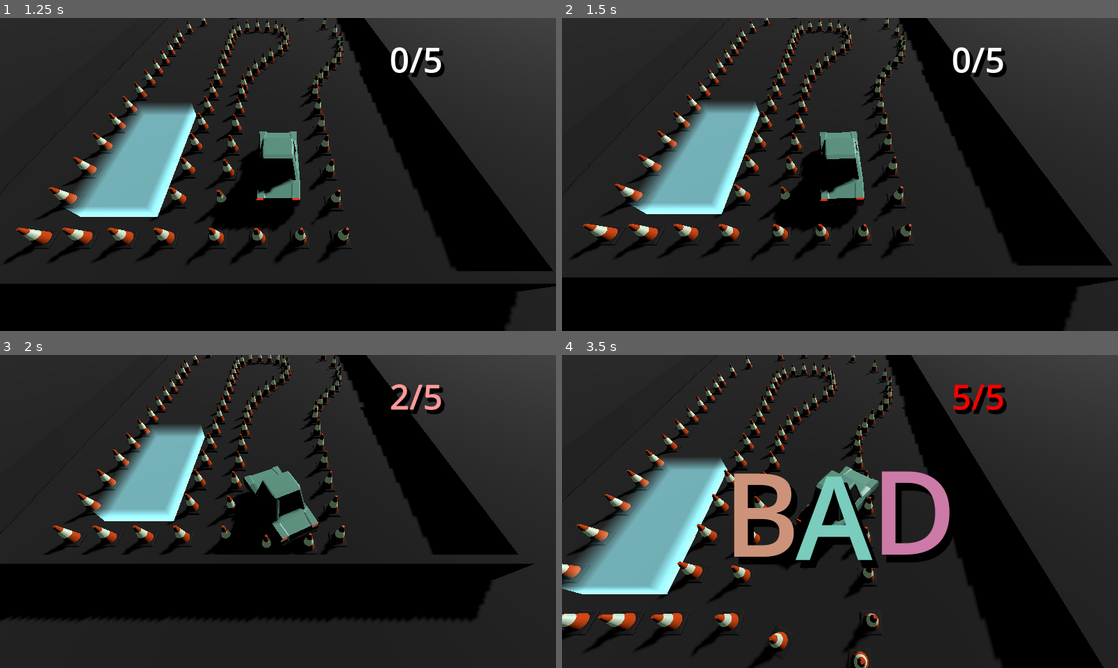
Above: before the commit, frames 1-4 (two rows, left to right).
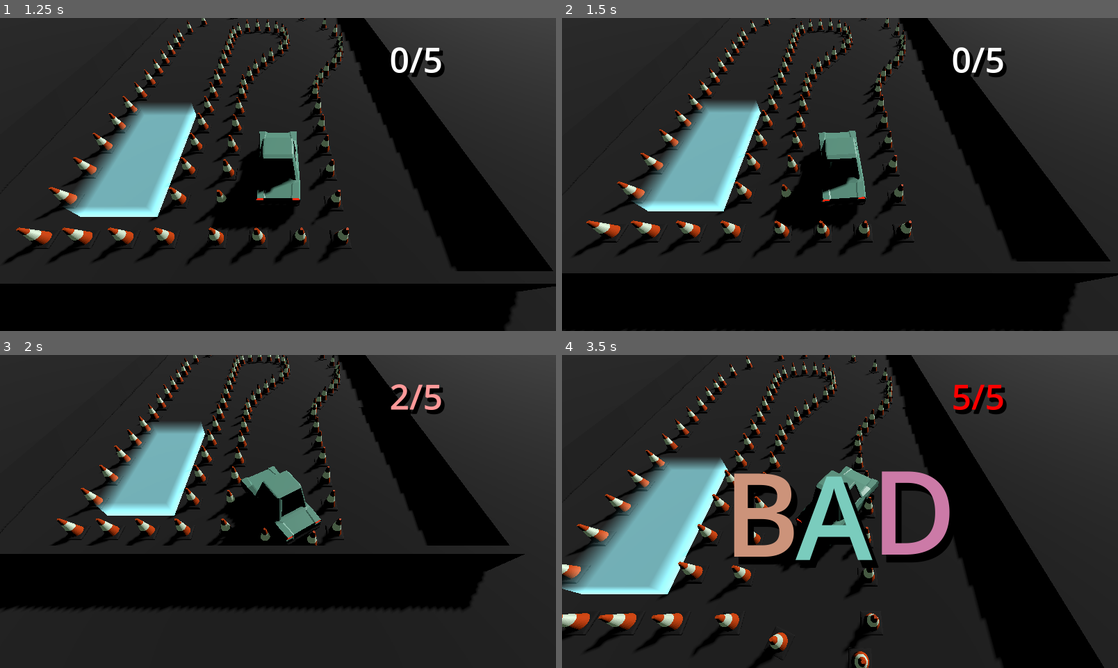
Above: after the commit, the same moments.

Repository: TomMurray/ValetV2
Game: Godot game, scene res://scenes/levels/test.tscn
Same seed, same stepped clock (60 frames per second), same inputs: the game is played once before the commit and once after it.
Inputs:
- Up to frame 1 (1.25 s): hold Right (steer_right) from 0.53 s (still down)
- Up to frame 2 (1.5 s): tap Enter at 1.25 s; release Right (steer_right) at 1.28 s; hold Down (brake_reverse) from 1.28 s (still down)
- Up to frame 3 (2 s): keep holding Down (brake_reverse)
- Up to frame 4 (3.5 s): release Down (brake_reverse) at 2.03 s; hold Right (steer_right) 2.03-2.78 s; hold Up (accelerate) from 2.78 s (still down)

Frame 1 is identical in both runs. In frame 2, 6.4% of the frame differs, in the area x 0-100%, y 0-99%; in frame 3, 13%, in the area x 0-97%, y 0-85%; in frame 4, 0.9%.

Commit message:
Introduce the concept of braking and use a different deceleration in this case

Diff:
--- a/scenes/picocar.tscn
+++ b/scenes/picocar.tscn
@@ -18,6 +18,7 @@
 accel_per_sec_fwd = 15.0
 max_speed_per_sec_bwd = 3.0
 accel_per_sec_bwd = 5.0
+brake_decel_per_sec = null
 
 [node name="CollisionShape3D" type="CollisionShape3D" parent="." index="5"]
 transform = Transform3D(1, 0, 0, 0, 1, 0, 0, 0, 1, 0, 0.670243, 0)
--- a/scripts/picocar.gd
+++ b/scripts/picocar.gd
@@ -19,6 +19,22 @@
 @export var wheel_back_right : Node3D
 @export var wheel_back_left : Node3D
 
+@export_category("General motion")
+@export var max_steer_angle : float = 40.0
+@export var steer_per_sec : float = 120.0
+@export var friction_per_sec : float = 0.6
+
+@export_category("Forward motion")
+@export var max_speed_per_sec_fwd : float = 5
+@export var accel_per_sec_fwd : float = 10
+
+@export_category("Backward motion")
+@export var max_speed_per_sec_bwd : float = 2
+@export var accel_per_sec_bwd : float = 2
+
+@export_category("Braking")
+@export var brake_decel_per_sec : float = 30
+
 # Array of wheel nodes accessible by flattened 2-d index
 # [y, x] e.g. front-right = (1, 1) flattened index = 3
 @onready var wheels : Array[Node3D] = [
@@ -30,20 +46,6 @@
 
 @onready var wheel_radius : float = wheels[0].scale.y
 
-@export_category("General motion")
-@export var max_steer_angle : float = 40.0
-@export var steer_per_sec : float = 120.0
-@export var friction_per_sec : float = 0.6
-
-@export_category("Forward motion")
-@export var max_speed_per_sec_fwd : float = 5
-@export var accel_per_sec_fwd : float = 10
-
-@export_category("Backward motion")
-@export var max_speed_per_sec_bwd : float = 2
-@export var accel_per_sec_bwd : float = 2
-
-
 func get_node3d_midpoint(a : Array[Node3D]):
 	return a.map(func(x : Node3D): return x.transform.origin).reduce(func(a, b): return a + b) / a.size()
 
@@ -52,7 +54,6 @@
 	if not Engine.is_editor_hint():
 		var steer := Input.get_axis("steer_left", "steer_right")
 		var accel := Input.get_axis("brake_reverse", "accelerate")
-
 
 		var back_wheels = wheels.slice(0, 2)
 		var front_wheels = wheels.slice(2, 4)
@@ -113,7 +114,13 @@
 		# come to a complete stop before the car starts reversing.
 
 		# Firstly, use a different accel/max speed for reversing the car
-		var accel_per_sec = accel_per_sec_fwd if accel >= 0.0 else accel_per_sec_bwd
+		var accel_fwd := accel >= 0.0
+		var is_braking := (forward_velocity >= 0.0) != accel_fwd
+		var accel_per_sec = (
+			brake_decel_per_sec if is_braking
+			else accel_per_sec_fwd if accel_fwd
+			else accel_per_sec_bwd
+		)
 
 		# Apply acceleration
 		forward_velocity = forward_velocity + accel * accel_per_sec * delta
